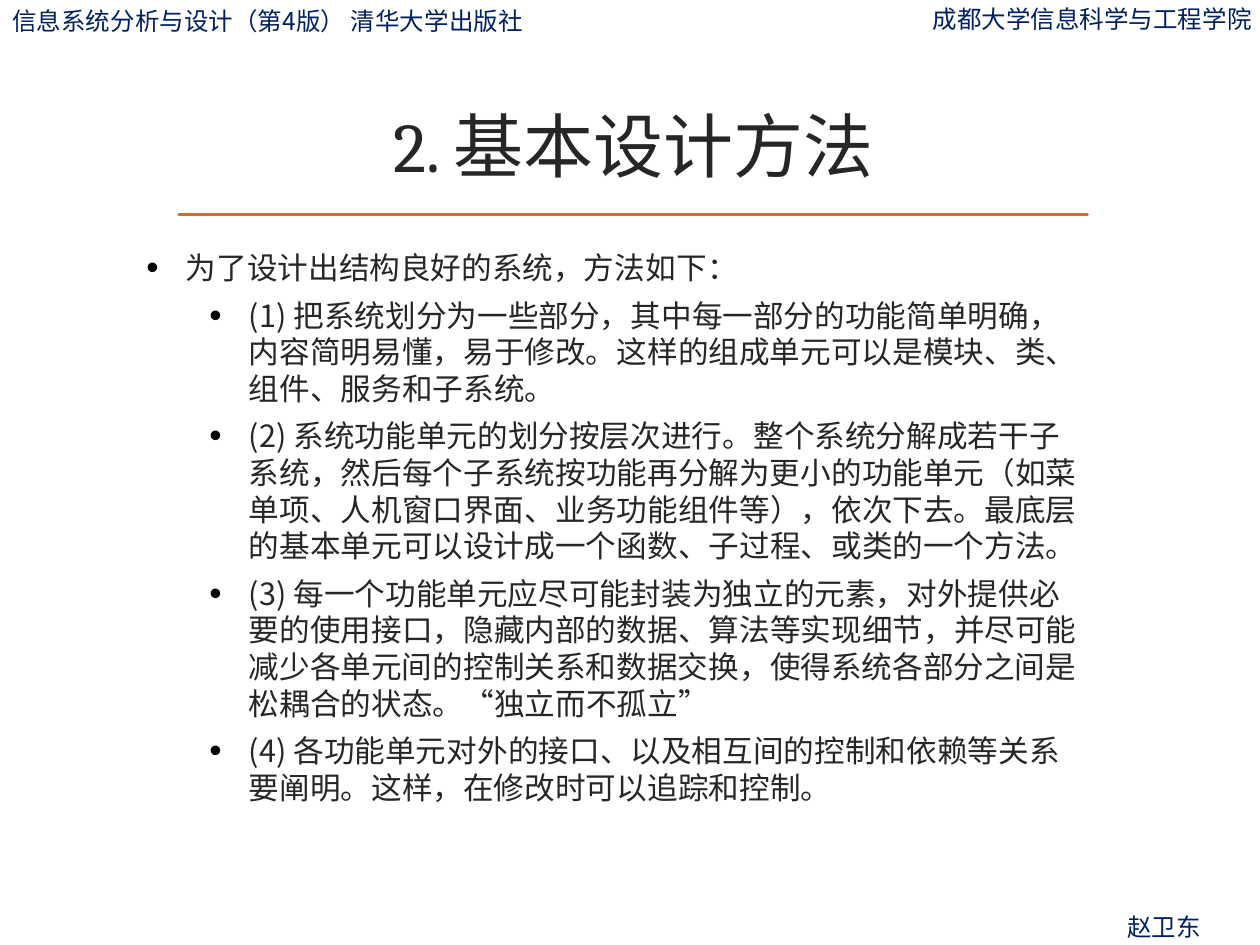
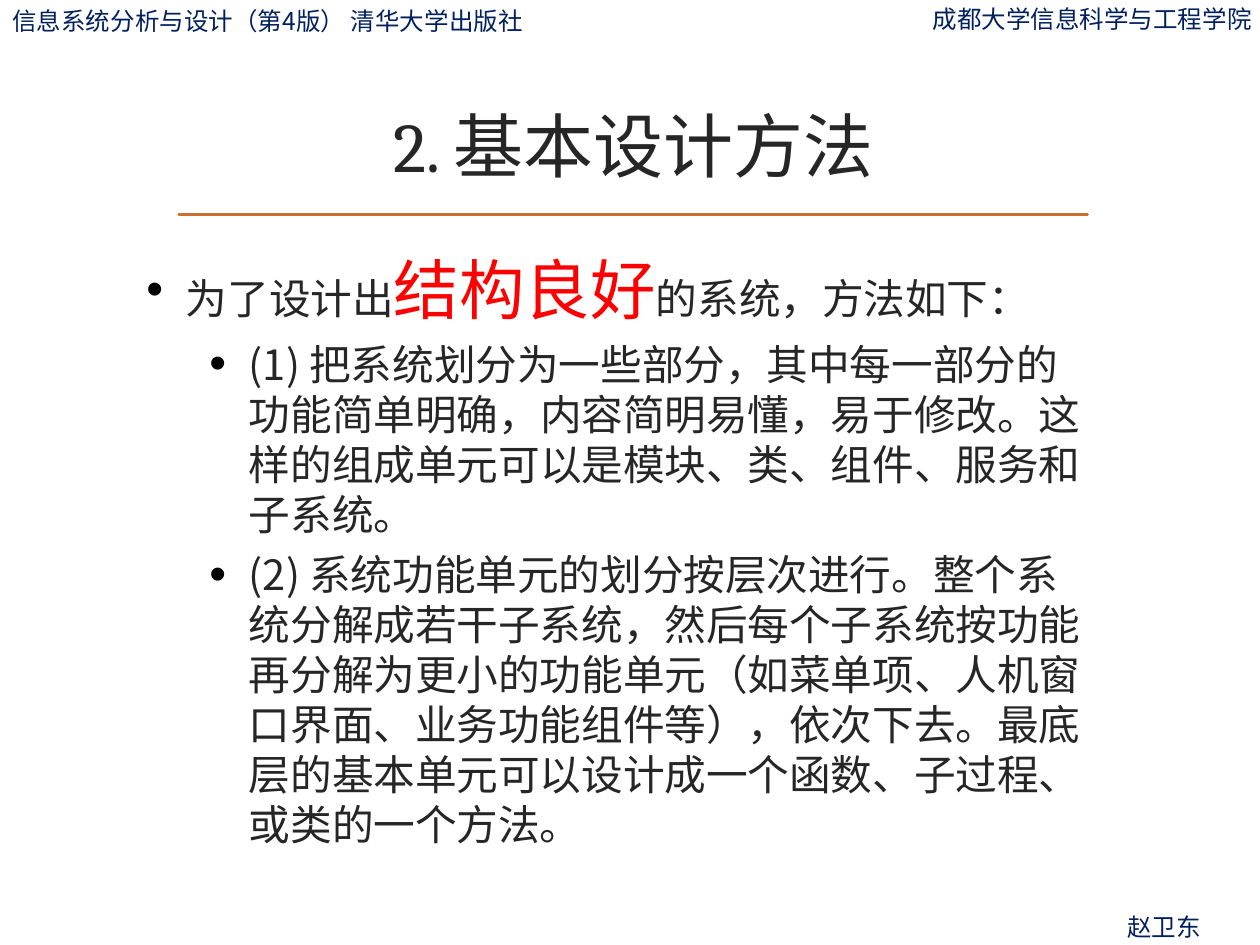
Before and after one commit to ylfagh/is_analysis-1, a slide deck: slide 11 of ppt/第9章-系统设计概述.pptx (slide 10 before the commit). Drawn at 1260x945 pixels with LibreOffice and Linux fonts; fonts in the diff are those of the drawing; background and template pictures are left out. Boxes give left, top, right and bottom in pixels: in the first picture for what was removed or moved away, otherwise in the second. Text is boxed around its words. In the diff, an @@ line names an element or a change of style, - is before the commit and + after.

```diff
--- a/ppt/第9章-系统设计概述.pptx
+++ b/ppt/第9章-系统设计概述.pptx
@@ text "为了设计出结构良好的系统，方法如下：" at (x1=186, y1=258, x2=1081, y2=844): size 17.5 to 23.8 pt; size 17.5 to 37.4 pt, text colour #262626 to #FF0000 in "为了设计出结构良好的系统，方法如下：" @@
@@ text at (x1=249, y1=579, x2=1077, y2=802): paragraphs removed @@
-  • (3) 每一个功能单元应尽可能封装为独立的元素，对外提供必要的使用接口，隐藏内部的数据、算法等实现细节，并尽可能减少各单元间的控制关系和数据交换，使得系统各部分之间是松耦合的状态。“独立而不孤立”
-  • (4) 各功能单元对外的接口、以及相互间的控制和依赖等关系要阐明。这样，在修改时可以追踪和控制。
```
Also in this commit, not shown: 6 other slides changed, 4 slides added, 1 other file.
